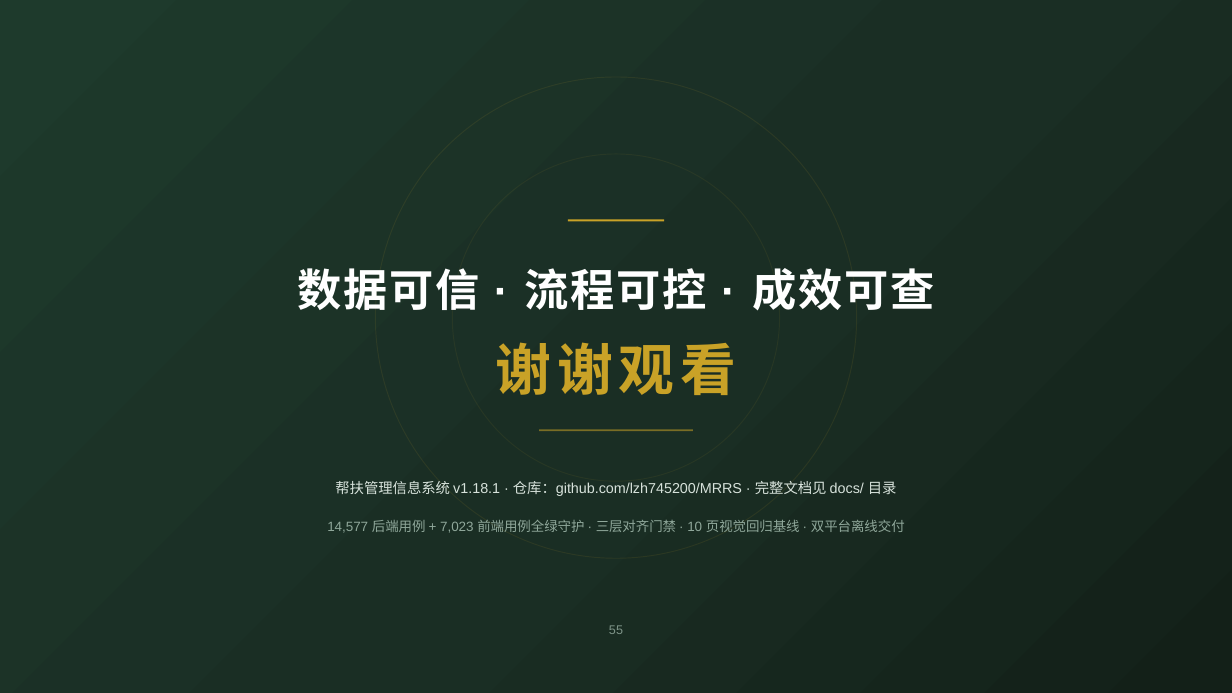
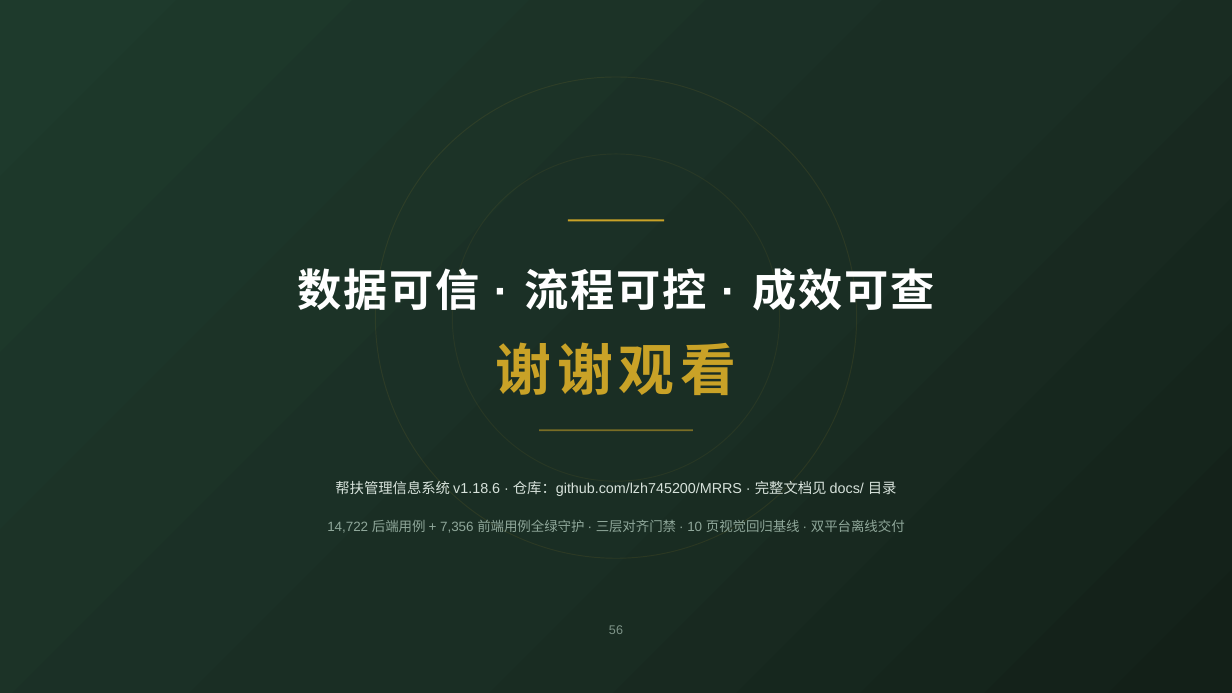
Before and after one commit to lzh745200/MRRS, a slide deck: slide 56 of docs/帮扶管理信息系统介绍.pptx (slide 55 before the commit). Drawn at 1232x693 pixels with LibreOffice and Linux fonts; fonts in the diff are those of the drawing. Boxes give left, top, right and bottom in pixels: in the first picture for what was removed or moved away, otherwise in the second. Text is boxed around its words. In the diff, an @@ line names an element or a change of style, - is before the commit and + after.

```diff
--- a/docs/帮扶管理信息系统介绍.pptx
+++ b/docs/帮扶管理信息系统介绍.pptx
@@ text at (335, 481, 897, 496): text changed @@
-帮扶管理信息系统 v1.18.1 · 仓库：github.com/lzh745200/MRRS · 完整文档见 docs/ 目录
+帮扶管理信息系统 v1.18.6 · 仓库：github.com/lzh745200/MRRS · 完整文档见 docs/ 目录
@@ text at (327, 520, 905, 533): text changed @@
-14,577 后端用例 + 7,023 前端用例全绿守护 · 三层对齐门禁 · 10 页视觉回归基线 · 双平台离线交付
+14,722 后端用例 + 7,356 前端用例全绿守护 · 三层对齐门禁 · 10 页视觉回归基线 · 双平台离线交付
```
Also in this commit, not shown: 52 other slides changed, 1 slide added, 3 other files.
